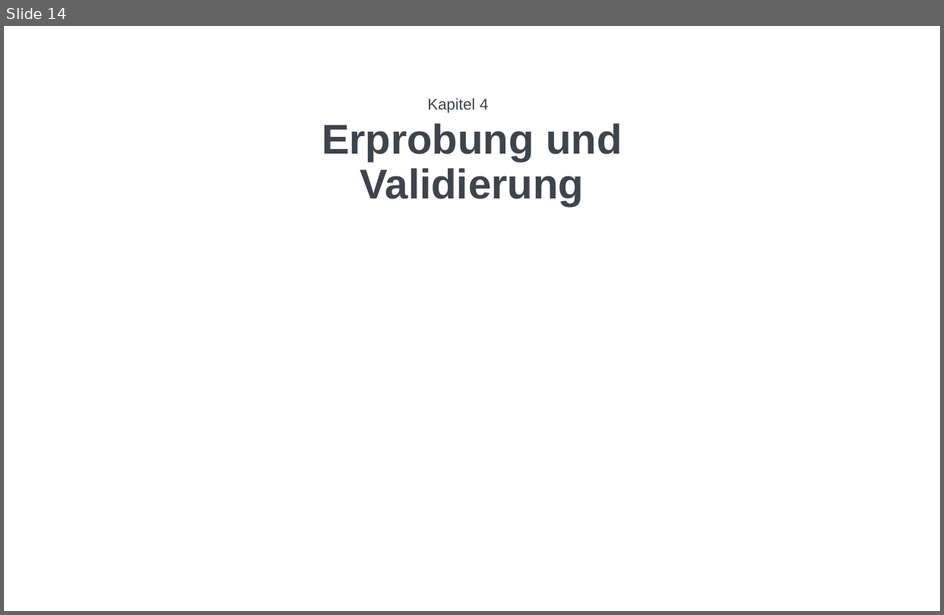
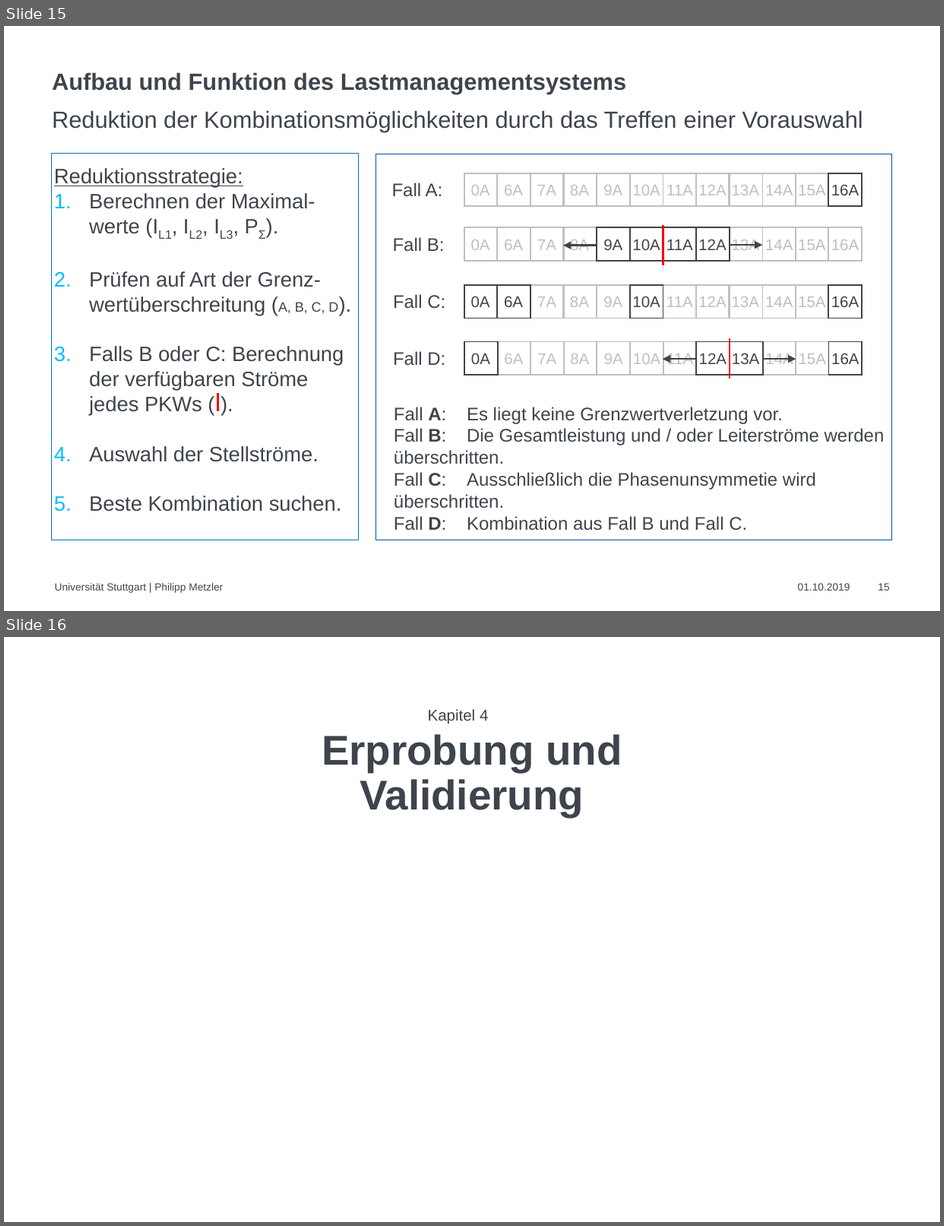
Before and after one commit to CHPhilipp/Sonsitige-Dokumente, a slide deck: Präsentation 16 zu 10 - IEH.pptx. Shown one above the other, each under a label of ours: slide 14 before the commit, slides 15 and 16 after it. The pictures are 944x615 and 944x1226 pixels, drawn with LibreOffice and Linux fonts; fonts in the diff are those of the drawing; background and template pictures are left out. Boxes give left, top, right and bottom in pixels: in the first picture for what was removed or moved away, otherwise in the second. Text is boxed around its words. In the diff, an @@ line names an element or a change of style, - is before the commit and + after.

```diff
--- a/Präsentation 16 zu 10 - IEH.pptx
+++ b/Präsentation 16 zu 10 - IEH.pptx
@@ slide 15 added at [4,26,940,611], background #FFFFFF @@
@@ title added at [52,72,626,94], 18 pt, text #3E444C, bold @@
+Aufbau und Funktion des Lastmanagementsystems
@@ text added at [52,110,864,132], 18 pt, text #3E444C @@
+Reduktion der Kombinationsmöglichkeiten durch das Treffen einer Vorauswahl
@@ rectangle added at [52,154,359,540], outline #0070C0 0.5 pt @@
@@ text added at [54,168,344,512], 16 pt, text #3E444C @@
+Reduktionsstrategie:
+1. Berechnen der Maximal-werte (IL1, IL2, IL3, PΣ).
+2. Prüfen auf Art der Grenz-wertüberschreitung (A, B, C, D).
+3. Falls B oder C: Berechnung der verfügbaren Ströme jedes PKWs ( ).
+4. Auswahl der Stellströme.
+5. Beste Kombination suchen.
@@ group added at [376,154,892,541]: 52 texts, 49 rectangles, 4 arrows, 2 lines @@
+16A
+15A
+14A
+13A
+12A
+11A
+10A
+9A
+8A
+7A
+6A
+0A
+16A
+15A
+14A
+13A
+12A
+11A
+10A
+9A
+8A
+7A
+6A
+0A
+Fall A:
+Fall B:
+Fall C:
+Fall D:
+16A
+15A
+14A
+13A
+12A
+11A
+10A
+9A
+8A
+7A
+6A
+0A
+16A
+15A
+14A
+13A
+12A
+11A
+10A
+9A
+8A
+7A
+6A
+0A
@@ line added from (218, 412) to (218, 393), #FF0000 1.5 pt @@
@@ text added at [394,407,885,531], 14 pt, text #3E444C @@
+Fall A: Es liegt keine Grenzwertverletzung vor.
+Fall B: Die Gesamtleistung und / oder Leiterströme werden überschritten.
+Fall C: Ausschließlich die Phasenunsymmetie wird überschritten.
+Fall D: Kombination aus Fall B und Fall C.
@@ text added at [55,583,223,593], 8 pt, text #3E444C @@
+Universität Stuttgart | Philipp Metzler
@@ text added at [798,583,851,591], 8 pt, text #3E444C @@
+01.10.2019
@@ page number added at [878,583,889,591], 8 pt, text #3E444C @@
+15
@@ what was slide 14 is now slide 16 @@
```
Also in this commit, not shown: 7 slides changed, 4 other slides added, 1 slide removed.
